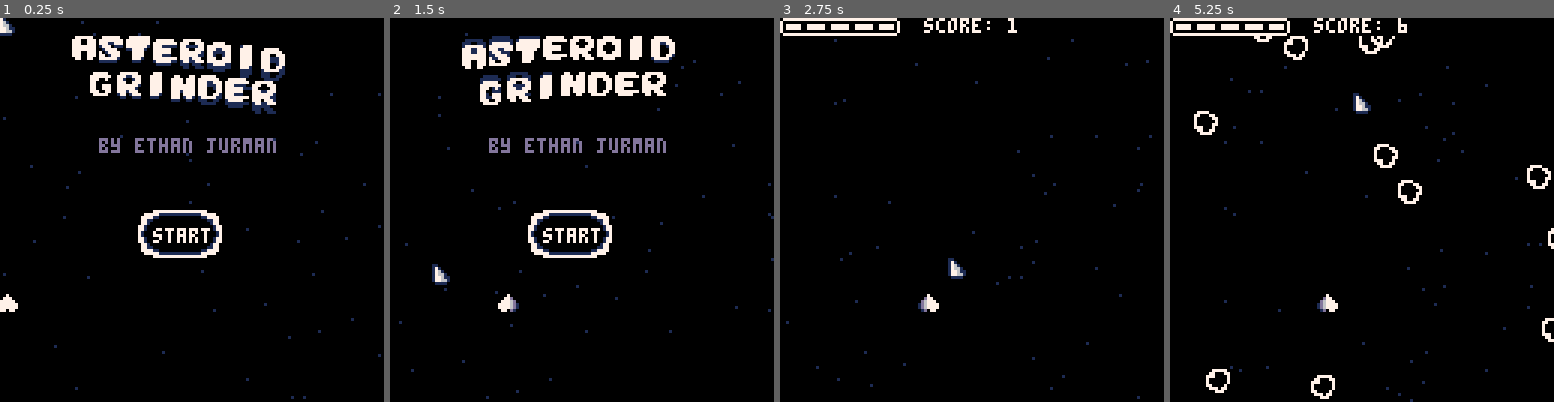
Above: before the commit, frames 1-4 (left to right).
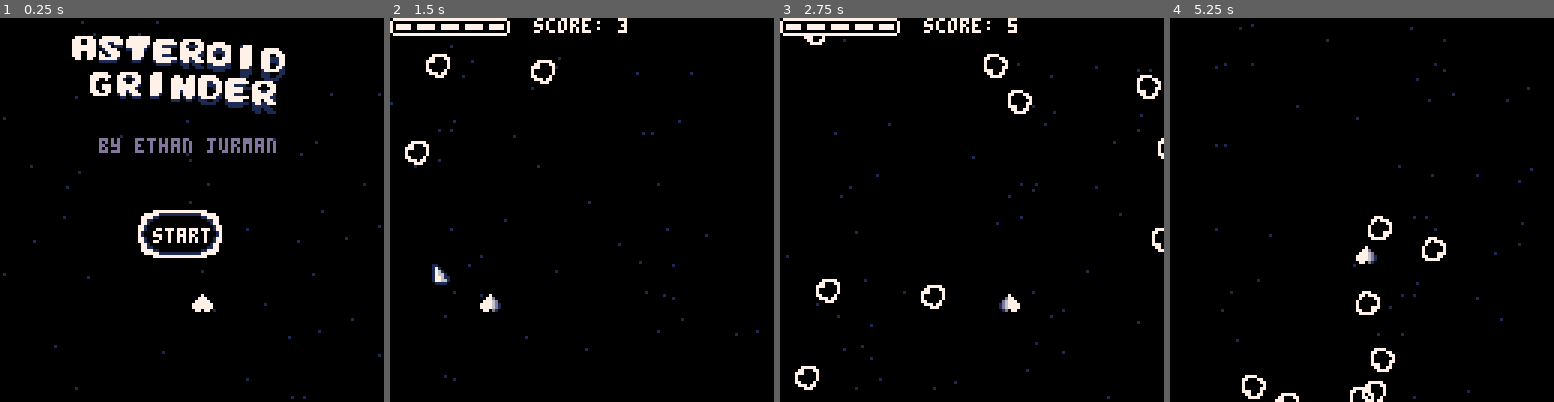
Above: after the commit, the same moments.

Repository: ethanjurman/asteroid-grinder
Game: PICO-8 cartridge asteroid-grinder.p8
Two runs of this game, one before a commit and one after it. Both use one fixed random seed, a clock stepped at 60 frames per second and the inputs below.
Inputs (mouse positions are in pixels of both pictures, inside the frame that each line leads up to):
- Up to frame 1 (0.25 s): no input
- Up to frame 2 (1.5 s): tap X (X key) at 0.33, 1.07 s; click (670, 121) at 0.67 s; tap O (Z key) at 0.7 s; click (436, 267) at 1.22 s
- Up to frame 3 (2.75 s): hold Right 1.6-2.1 s; tap O (Z key) at 1.7, 2.1, 2.5 s; click (887, 114) at 1.77 s; tap X (X key) at 1.85 s; hold Up 2.15-2.42 s; click (952, 259) at 2.32 s; hold Right from 2.47 s (still down)
- Up to frame 4 (5.25 s): click (1404, 106) at 2.87 s; tap O (Z key) every 0.4 s from 2.9 to 4.9 s; tap X (X key) at 2.97, 4.08, 5.2 s; release Right at 3.03 s; hold Left 3.08-3.58 s; click (1465, 256) at 3.42 s; hold Down 3.63-3.97 s; click (1231, 102) at 3.97 s; hold Right 4.02-4.68 s; click (1292, 248) at 4.52 s; hold Up 4.73-5.03 s; click (1354, 94) at 5.07 s; hold Left from 5.08 s (still down)

The runs differ from the first frame. In frame 1, 0.5% of the frame differs, in the area x 0-56%, y 0-77%; in frame 2, 9.2%, in the area x 0-100%, y 0-100%; in frame 3, 2.3%; in frame 4, 5.0%.

Commit message:
updated inv, and btn controls

Diff:
--- a/asteroid-grinder.p8
+++ b/asteroid-grinder.p8
@@ -1,7 +1,7 @@
 pico-8 cartridge // http://www.pico-8.com
 version 38
 __lua__
--- tiny-fire
+-- asteroid grinder
 objects_init = {}
 objects_init.game={}
 objects_init.menu={}
@@ -269,6 +269,10 @@
 end
 
 function update_menu()
+ if (btn(❎) or btn(🅾️)) then
+  game_state="game"
+  _init()
+ end
  if is_mouse_on_btn() and
     mouse.click==1 then
  	game_state="game"
@@ -329,55 +333,65 @@
 ship={}
 
 function init_ship()
- ship.x=0
+ ship.x=64
  ship.y=0
  ship.s=0
- ship.blts={}
  ship.hp=5
  ship.in_grind=false
  ship.grind_l=false
  ship.grind_r=false
+ ship.btn_goal=64
+ ship.inv=0
 end
 
 function take_damage()
 	ship.hp-=1
 	cam_shake=30
+	ship.inv=120
 end
 
 function update_ship()
  -- update ship with mouse
- local goal_delta=abs(mouse.x-ship.x)
- local trans_spd=15
- if (ship.x<mouse.x) then
- 	ship.x=ship.x+(goal_delta/trans_spd)
- 	ship.s=1
- elseif (ship.x>mouse.x) then
- 	ship.x=ship.x-(goal_delta/trans_spd)
- 	ship.s=2
- end
- if (goal_delta<4) ship.s=0
+ if (mouse.on) then
+  local trans_spd=15
+	 local goal_delta=abs(mouse.x-ship.x)
+	 if (ship.x<mouse.x) then
+	 	ship.x=ship.x+(goal_delta/trans_spd)
+	 	ship.s=1
+	 elseif (ship.x>mouse.x) then
+	 	ship.x=ship.x-(goal_delta/trans_spd)
+	 	ship.s=2
+	 end
+	 if (goal_delta<4) ship.s=0
+	else
+	 local trans_spd=5
+	-- update mouse with controls
+	 if (btn(⬅️)) ship.btn_goal=ship.x-trans_spd
+	 if (btn(➡️)) ship.btn_goal=ship.x+trans_spd
+  local goal_delta=abs(ship.btn_goal-ship.x)
+
+	 if ship.x<ship.btn_goal then
+	  ship.x=ship.x+(goal_delta/trans_spd)
+	  ship.s=1
+		end
+	 if ship.x>ship.btn_goal then
+	  ship.x=ship.x-(goal_delta/trans_spd)
+	  ship.s=2
+	 end
+	 if (goal_delta<2) ship.s=0
+
+	end
+
  ship.y=90
-
- -- update bullets
- for b in all(ship.blts) do
- 	b.x+=b.x_delta
- 	b.y-=1
- 	if (b.y<0) del(ship.blts, b)
- 	for r in all(rocks) do
- 	 -- hit rock
- 		if (in_rock_l(r,b.x,b.y)) then
- 			del(ship.blts, b)
- 			respawn_rock(r)
- 			sfx(2)
- 			score+=10
-			end
-		end
- end
 
  ship.in_grind=false
  ship.grind_r=false
  ship.grind_l=false
 
+ if ship.inv > 0 then
+  ship.inv-=1
+  return -- don't calc hp & grind
+ end
  -- update hp & grind
  for r in all(rocks) do
  	if in_rock(r, ship.x+2,ship.y+5,ship.x+4,ship.y+6) then
@@ -398,21 +412,9 @@
  end
 end
 
-function fire_bullet()
- local goal_delta=mouse.x-ship.x
- local trans_spd=15
- local bullet_x_shift=(goal_delta/trans_spd)
-
- local bullet={}
- bullet.x = ship.x+3
- bullet.y = ship.y
- bullet.x_delta = bullet_x_shift
-	add(ship.blts, bullet)
-end
-
 function draw_ship()
- for b in all(ship.blts) do
- 	pset(b.x,b.y,7)
+ if (ship.inv%2==1) then
+  return
  end
  spr(ship.s+4,ship.x,ship.y)
  --rectfill(ship.x+2,ship.y+5,ship.x+4,ship.y+6,13)
@@ -429,7 +431,6 @@
 ship.init = init_ship
 ship.draw = draw_ship
 ship.update = update_ship
-ship.fire = fire_bullet
 add_game_loop(ship)
 add_game_loop(ship,"menu")
 -->8
@@ -437,13 +438,24 @@
 
 mouse={}
 mouse.click=0
-mouse.x=0
-mouse.y=0
+mouse.x=stat(32)-1
+mouse.y=stat(33)-1
+mouse.on=false
 function init_mouse()
 	poke(0x5f2d, 1)
 end
 
 function update_mouse()
+ if (btn(⬆️)) mouse.on=false
+ if (btn(⬇️)) mouse.on=false
+ if (btn(⬅️)) mouse.on=false
+ if (btn(➡️)) mouse.on=false
+ if (btn(❎)) mouse.on=false
+ if (btn(🅾️)) mouse.on=false
+ if mouse.x!=stat(32)-1 or
+    mouse.y!=stat(33)-1 then
+  mouse.on=true
+ end
  mouse.x=stat(32)-1
  mouse.y=stat(33)-1
  if stat(34) == 1 and
@@ -458,6 +470,9 @@
 end
 
 function draw_mouse()
+ if mouse.on==false then
+  return
+ end
  if mouse.click==1 then
   spr(3,mouse.x,mouse.y)
  else
@@ -492,7 +507,8 @@
 		music(-1)
 	end
 	if elapse > 200 and
-	   stat(34) == 1 -- mouse click
+	   (stat(34) == 1 or -- mouse click
+				btnp(❎) or btnp(🅾️)) -- btn press
 	   then
 	 elapse=0
 	 game_over_frame=-1
Not shown, changed: asteroid-grinder.js
